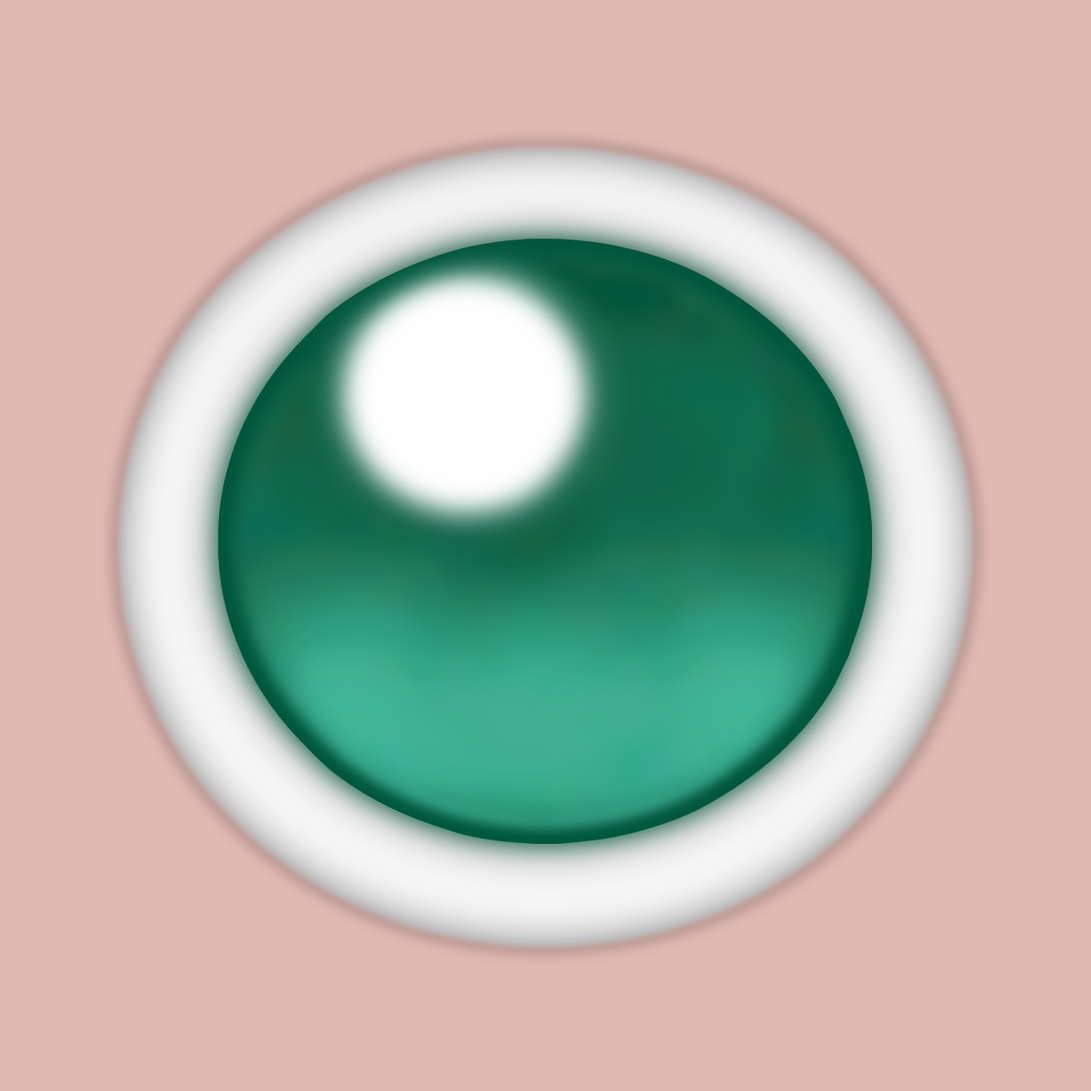
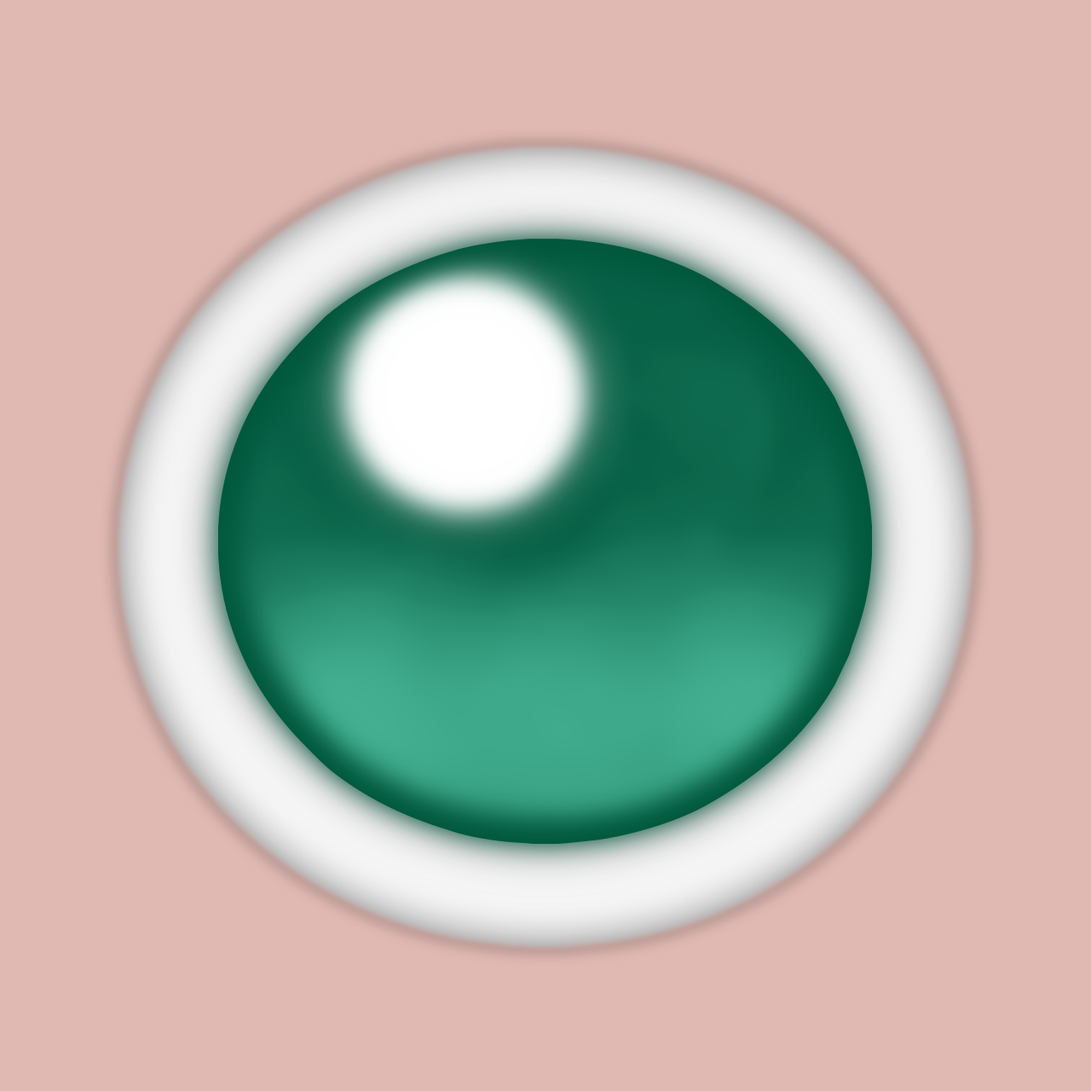
Before/after of a 1091px x 1091px layered artwork. What changed in the layer stack:
painted on "HD Eye.png" over [224, 249, 868, 841]
